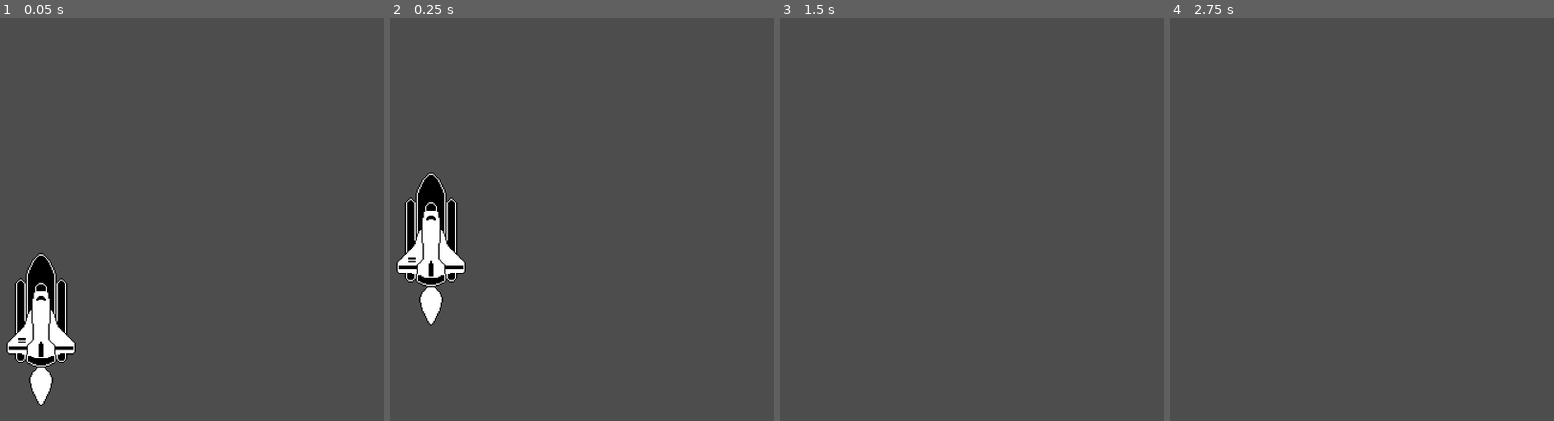
Above: before the commit, frames 1-4 (left to right).
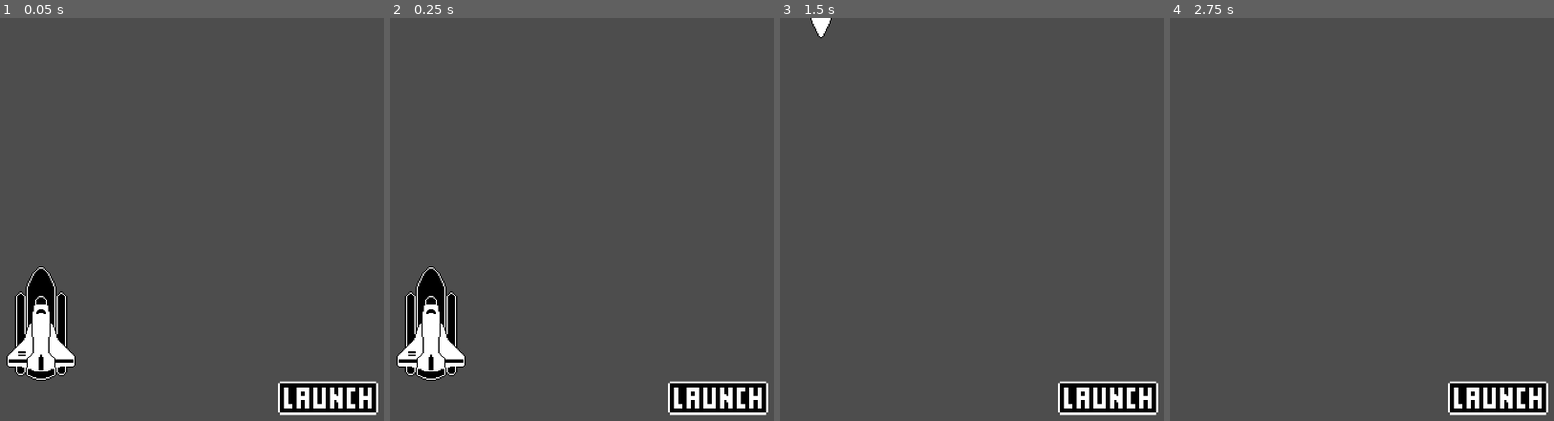
Above: after the commit, the same moments.

Repository: jonaskinnvall/rocket-launch-godot-4
Game: Godot game, scene res://world.tscn
Same seed, same stepped clock (60 frames per second), same inputs: the game is played once before the commit and once after it.
Inputs (mouse positions are in pixels of both pictures, inside the frame that each line leads up to):
- Up to frame 1 (0.05 s): no input
- Up to frame 2 (0.25 s): no input
- Up to frame 3 (1.5 s): click (1106, 396) at 0.52 s
- Up to frame 4 (2.75 s): tap Enter at 2 s

The runs differ from the first frame. In frame 1, 4.6% of the frame differs, in the area x 1-99%, y 58-99%; in frame 2, 8.5%, in the area x 1-99%, y 38-99%; in frame 3, 2.4%; in frame 4, 2.2%.

Commit message:
feat: add launch button to trigger rocket launch animation
- Disable button after press
- Show rocket flare sprite on button press

Diff:
--- a/world.gd
+++ b/world.gd
@@ -1,8 +1,11 @@
 extends Node2D
 
 @onready var animation_player = $AnimationPlayer
+@onready var launch_button = $LaunchButton
+@onready var rocket_flare = $Rocket/RocketFlare
 
 
-# Called when the node enters the scene tree for the first time.
-func _ready():
+func _on_launch_button_button_down():
 	animation_player.play("launch")
+	launch_button.disabled = true
+	rocket_flare.show()
--- a/world.tscn
+++ b/world.tscn
@@ -1,8 +1,9 @@
-[gd_scene load_steps=7 format=3 uid="uid://y8pe7ehapjrm"]
+[gd_scene load_steps=8 format=3 uid="uid://y8pe7ehapjrm"]
 
 [ext_resource type="Script" path="res://world.gd" id="1_dpciy"]
 [ext_resource type="Texture2D" uid="uid://dbjg6mrbw7off" path="res://rocket_ship.png" id="1_paqm0"]
 [ext_resource type="Texture2D" uid="uid://djj1ujv0cynsc" path="res://rocket_ship_launch.png" id="3_5dbwd"]
+[ext_resource type="Texture2D" uid="uid://b8mdsb2wtbr0k" path="res://launch_button.png" id="4_h1x3o"]
 
 [sub_resource type="Animation" id="Animation_gd4uq"]
 resource_name = "launch"
@@ -49,6 +50,7 @@
 texture = ExtResource("1_paqm0")
 
 [node name="RocketFlare" type="Sprite2D" parent="Rocket"]
+visible = false
 position = Vector2(2.08165e-12, 16)
 texture = ExtResource("3_5dbwd")
 
@@ -56,3 +58,13 @@
 libraries = {
 "": SubResource("AnimationLibrary_kw27c")
 }
+
+[node name="LaunchButton" type="TextureButton" parent="."]
+offset_left = 1037.0
+offset_top = 608.0
+offset_right = 1205.0
+offset_bottom = 666.0
+texture_normal = ExtResource("4_h1x3o")
+stretch_mode = 5
+
+[connection signal="button_down" from="LaunchButton" to="." method="_on_launch_button_button_down"]
